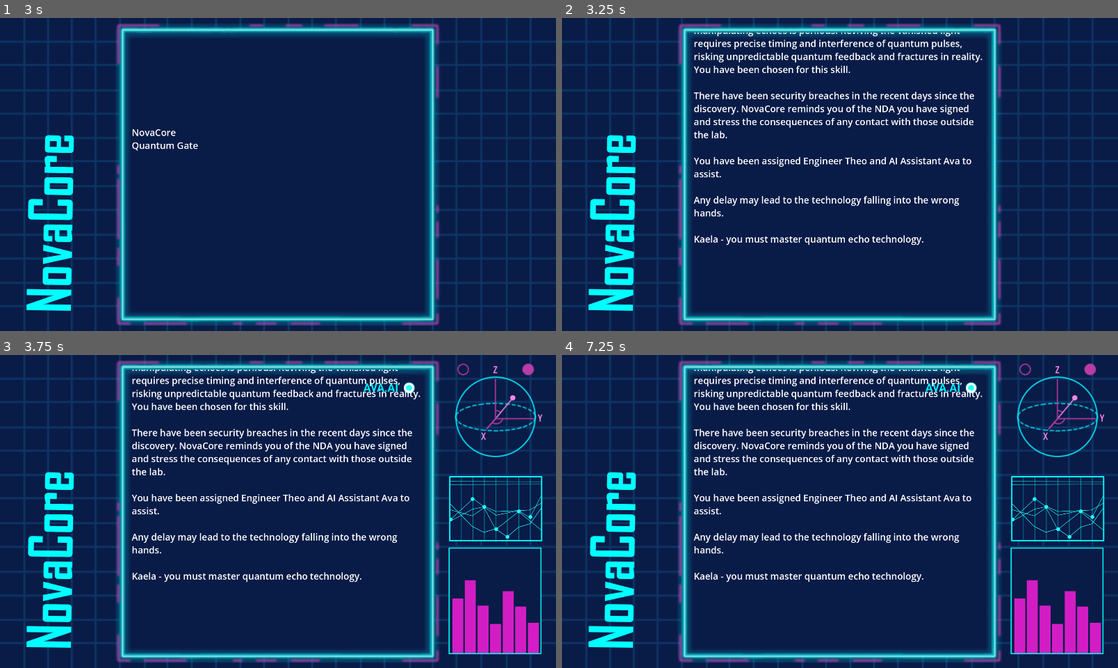
Above: before the commit, frames 1-4 (two rows, left to right).
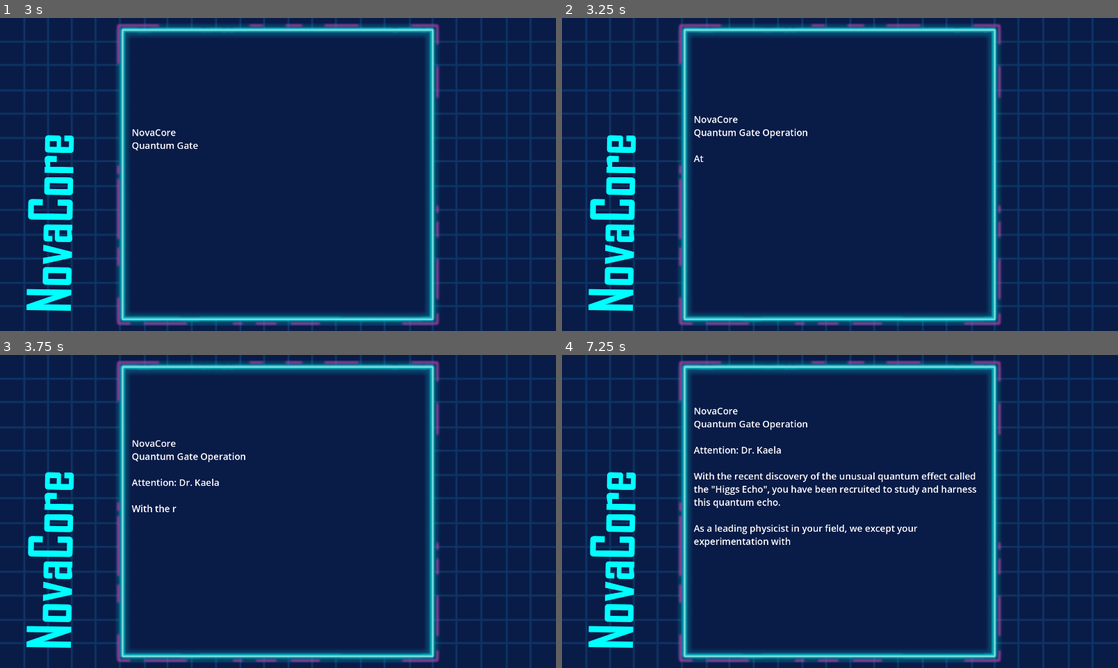
Above: after the commit, the same moments.

Repository: ReneJSchwartz/quantum-jam-2025-choose-your-own-adventure
Game: Godot game, scene res://scenes/game_tree.tscn
The game is run twice, just before and just after one commit, with the same random seed, the same clock (stepped at 60 frames per second) and the same inputs.
Inputs:
- Up to frame 1 (3 s): tap Enter (ui_accept) at 0.5, 0.77, 1.25, 1.52, 2 s
- Up to frame 2 (3.25 s): tap Enter (ui_accept) at 3.02 s
- Up to frame 3 (3.75 s): tap Enter (ui_accept) at 3.5 s
- Up to frame 4 (7.25 s): tap Enter (ui_accept) at 3.77, 4.52, 6.02, 6.77 s

Frame 1 is identical in both runs. In frame 2, 5.0% of the frame differs, in the area x 23-76%, y 4-73%; in frame 3, 10%; in frame 4, 12%, in the area x 23-98%, y 2-96%.

Commit message:
change dialogue advance mode to fasten
- instead of skip

Diff:
--- a/godot_project/scenes/ui/dialogue_ui.tscn
+++ b/godot_project/scenes/ui/dialogue_ui.tscn
@@ -10,6 +10,7 @@
 
 [node name="DialogueUiManager" type="Node" parent="Scripts" node_paths=PackedStringArray("ui_container", "text_area", "speaker_name", "dialogue_options")]
 script = ExtResource("1_y3syv")
+on_skip_dialogue_jump_instantly_to_end = false
 text_speeds_slow_normal_fast = Array[float]([10.0, 15.0, 20.0])
 ui_container = NodePath("../../ContainerScrollView")
 text_area = NodePath("../../ContainerScrollView/MarginContainer/VBoxContainer/ScrollingDialogueBox")
